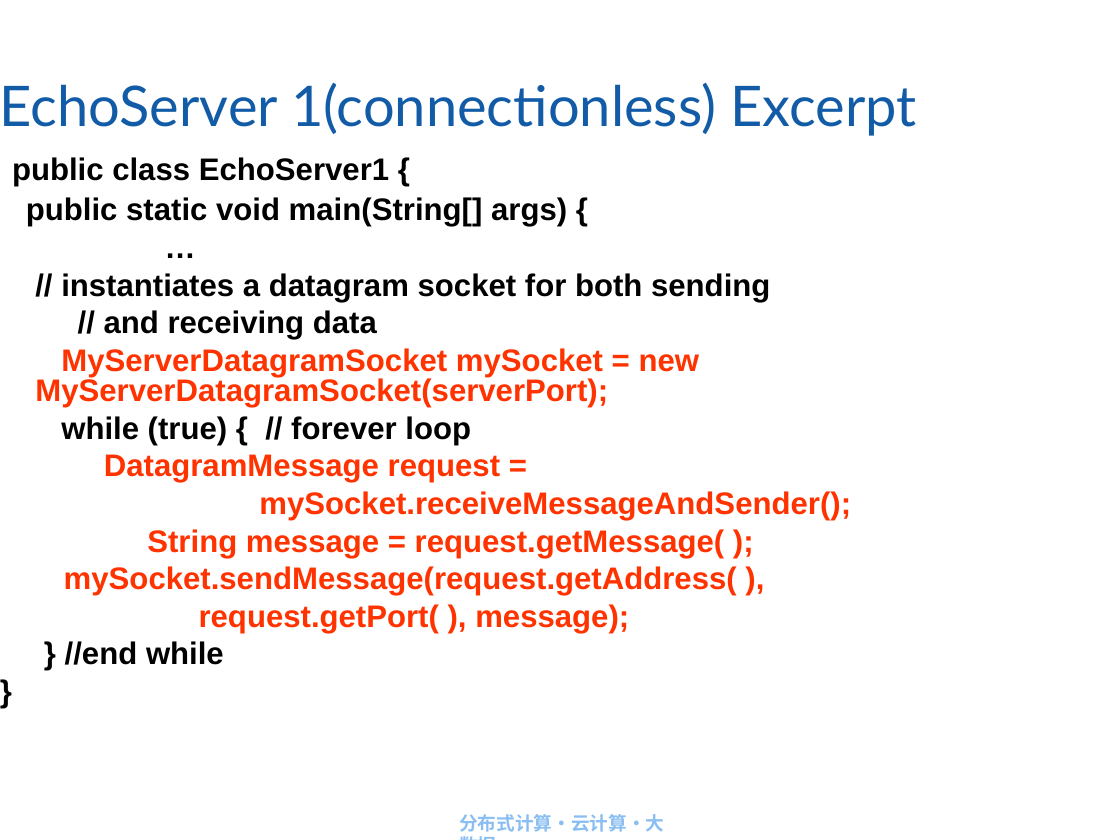
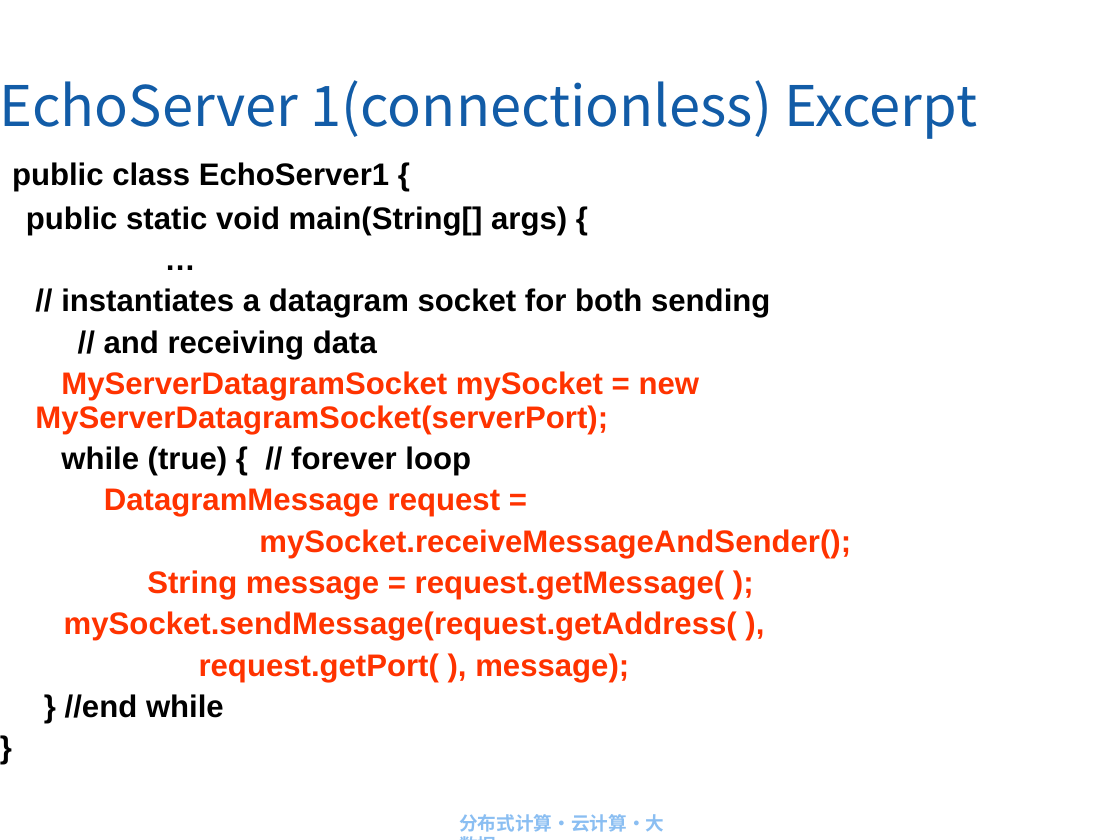
Before and after one commit to IACJ/java-DistributedComputing, a slide deck: slide 36 of ppt/第3章 Socket编程与客户服务器应用开发.ppt. Drawn at 1120x840 pixels with LibreOffice and Linux fonts; fonts in the diff are those of the drawing; background and template pictures are left out. Boxes give left, top, right and bottom in pixels: in the first picture for what was removed or moved away, otherwise in the second. Text is boxed around its words. In the diff, an @@ line names an element or a change of style, - is before the commit and + after.

```diff
--- a/ppt/第3章 Socket编程与客户服务器应用开发.ppt
+++ b/ppt/第3章 Socket编程与客户服务器应用开发.ppt
@@ title "EchoServer 1(connectionless) Excerpt" at (x1=0, y1=80, x2=978, y2=139): font Lato to Noto Sans CJK SC @@
@@ text "public class EchoServer1 {" at (x1=12, y1=162, x2=851, y2=718): line spacing 0.8 to 0.9; indent changed @@
```
Also in this commit, not shown: 35 other slides changed, 46 other files.
